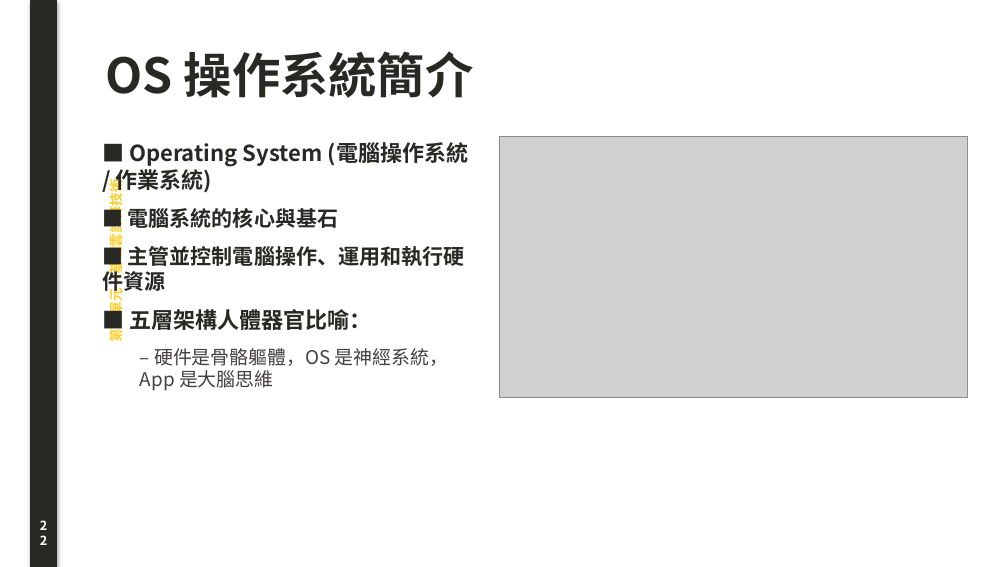
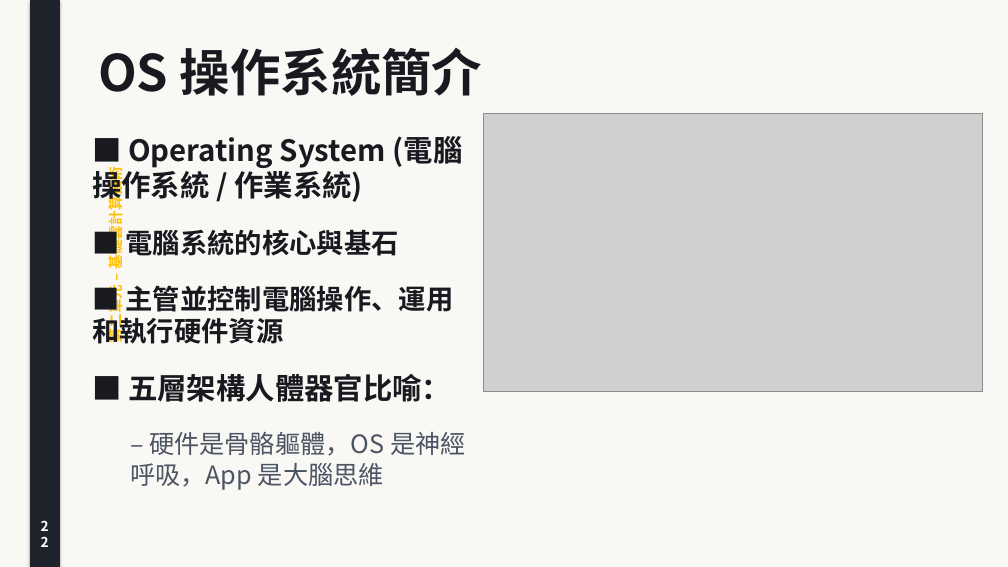
Before and after one commit to joe-ging/seed-cloud-curriculum, a slide deck: slide 22 of downloads/Deck01_Cloud_Foundations_Lecture_Note.pptx. Drawn at 1008x567 pixels with LibreOffice and Linux fonts; fonts in the diff are those of the drawing; grey boxes stand for pictures. Boxes give left, top, right and bottom in pixels: in the first picture for what was removed or moved away, otherwise in the second. Text is boxed around its words. In the diff, an @@ line names an element or a change of style, - is before the commit and + after.

```diff
--- a/downloads/Deck01_Cloud_Foundations_Lecture_Note.pptx
+++ b/downloads/Deck01_Cloud_Foundations_Lecture_Note.pptx
@@ rectangle added at (x1=0, y1=0, x2=1008, y2=567), fill #FAF8F5 @@
@@ rectangle at (x1=30, y1=0, x2=59, y2=567): fill #282825 to #1E222A; outline #282825 0.75 pt to #1E222A 0.75 pt @@
@@ text "第二單元 – 基礎雲計算技術" at (x1=104, y1=177, x2=125, y2=342): size 13 to 14 pt, text colour #FFCE2B to #FFC107 @@
@@ text "OS 操作系統簡介" moved from (x1=106, y1=51, x2=474, y2=98) to (x1=98, y1=48, x2=482, y2=96) @@
@@ text "OS 操作系統簡介" at (x1=98, y1=48, x2=482, y2=96): size 46 to 48 pt, text colour #282825 to #181A20 @@
@@ picture resized from (x1=499, y1=136, x2=968, y2=398) to (x1=484, y1=113, x2=983, y2=392) @@
@@ text "■ Operating System (電腦操作系統 / ..." moved from (x1=102, y1=142, x2=469, y2=391) to (x1=92, y1=136, x2=466, y2=490) @@
@@ text at (x1=92, y1=136, x2=463, y2=402): size 21 to 28 pt in "■ Operating System (電腦操作系統 / 作業系統)", "■ 五層架構人體器官比喻："; text colour #282825 to #181A20 in "■ Operating System (電腦操作系統 / 作業系統)", "■ 電腦系統的核心與基石", "■ 主管並控制電腦操作、運用和執行硬件資源", "■ 五層架構人體器官比喻："; size 20 to 26 pt in "■ 電腦系統的核心與基石", "■ 主管並控制電腦操作、運用和執行硬件資源"; more space between paragraphs @@
@@ text at (x1=130, y1=432, x2=466, y2=490): text changed; size 18 to 24 pt; text colour #42413D to #4B5563 @@
-  – 硬件是骨骼軀體，OS 是神經系統，App 是大腦思維
+  – 硬件是骨骼軀體，OS 是神經呼吸，App 是大腦思維
@@ text "22" at (x1=30, y1=514, x2=59, y2=544): size 12 to 13 pt @@
```
Also in this commit, not shown: 39 other slides changed, 43 other files.
